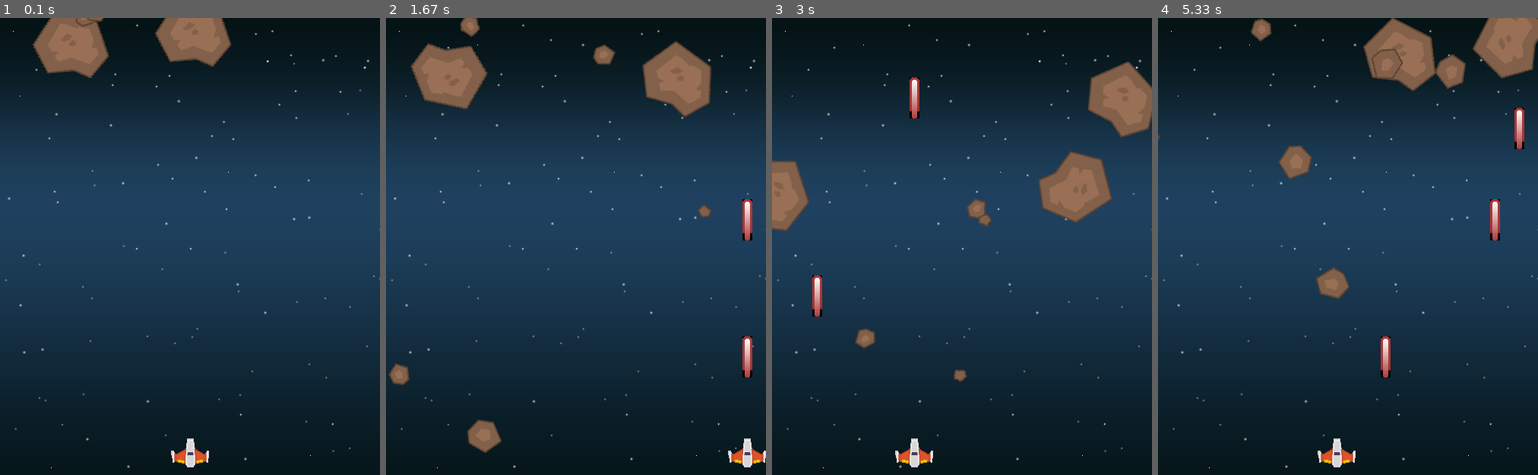
Above: before the commit, frames 1-4 (left to right).
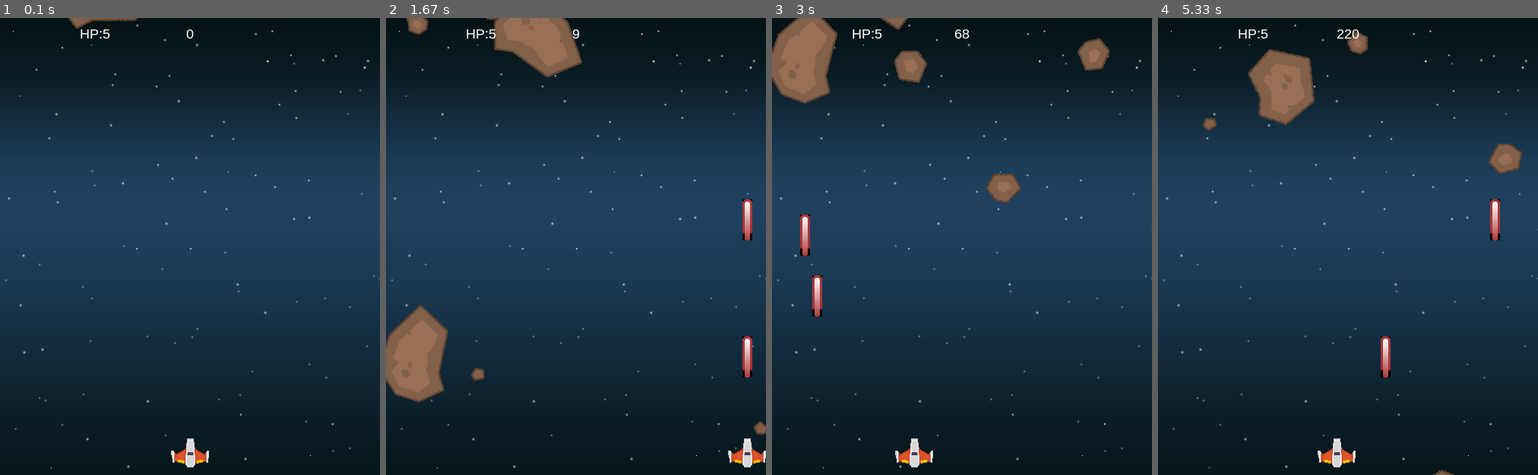
Above: after the commit, the same moments.

Repository: EasonChen11/pythonProject_pygame
Game: pygame game, started from main.py
Same seed, same stepped clock (60 frames per second), same inputs: the game is played once before the commit and once after it.
Inputs:
- Up to frame 1 (0.1 s): no input
- Up to frame 2 (1.67 s): tap Space at 0.33, 0.73, 1.03, 1.23, 1.53 s; hold Right 0.67-1.13 s; hold Right 1.17-1.63 s
- Up to frame 3 (3 s): hold Left 1.67-2.2 s; tap Space at 1.73, 2.03, 2.3, 2.6, 2.73 s; hold Left 2.23-2.63 s; hold Right from 2.67 s (still down)
- Up to frame 4 (5.33 s): tap Space at 3.03, 3.4, 3.7, 3.9, 4.2, 4.4, 4.7, 4.9, 5.2 s; release Right at 3.3 s; hold Left 3.33-3.8 s; hold Right 3.83-4.3 s; hold Right 4.33-4.8 s; hold Left from 4.83 s (still down)

The runs differ from the first frame. In frame 1, 3.7% of the frame differs, in the area x 8-61%, y 0-14%; in frame 2, 10%; in frame 3, 10%, in the area x 0-100%, y 0-80%; in frame 4, 8.4%.

Commit message:
score and 碰撞

Diff:
--- a/main.py
+++ b/main.py
@@ -28,7 +28,21 @@
 player_image = pygame.image.load("./img/player.png").convert()
 background = pygame.image.load("./img/background.png").convert()
 bullet_image = pygame.image.load("./img/bullet.png").convert()
+rocks_image = []
+for i in range(0, 7):
+    rocks_image.append(pygame.image.load(f"./img/rock{i}.png").convert())
+rock_score = {}
+for i in range(0, 7):
+    rock_score[rocks_image[i]] = rocks_image[6-i].get_rect().width / 2
 
+font_name = pygame.font.match_font('arial')  # 取的自型
+def draw_text(surface, text, size, x, y):
+    font = pygame.font.Font(font_name, size)    # 給定自型和大小
+    text_surface = font.render(text, True, WHITE)   # 製造文字平面(文字,Anti-aliasing{抗鋸齒文字},字體顏色)
+    text_rect = text_surface.get_rect()
+    text_rect.centerx = x
+    text_rect.top = y
+    surface.blit(text_surface, text_rect)
 class Player(pygame.sprite.Sprite):
     def __init__(self):
         pygame.sprite.Sprite.__init__(self)
@@ -45,6 +59,7 @@
         self.rect.bottom = HEIGHT - 10
         self.speedx = 8
         self.HP = 5
+
     def update(self):
         key_pressed = pygame.key.get_pressed()  # 取得鍵盤哪個鍵被按下的bool，函式會傳回list包含每個按鍵的bool(有按=True,else=False)
         if key_pressed[pygame.K_RIGHT]:
@@ -63,39 +78,31 @@
         all_sprites.add(bullet)
         bullets.add(bullet)
 
+    def hit(self):
+        self.HP -= 1
 
 class Rock(pygame.sprite.Sprite):
     def __init__(self):
         pygame.sprite.Sprite.__init__(self)
         # self.image = pygame.Surface((30, 40))   # 創造平面
         # self.image.fill(RED)    # 設定平面顏色
-        self.image_origin = pygame.image.load(f"./img/rock{random.randrange(0, 6)}.png")
-        self.image_origin.set_colorkey(WHITE)
+        self.image_origin = random.choice(rocks_image)  # choice 從set中任選一個
+        self.image_origin.set_colorkey(BLACK)
         self.image = self.image_origin.copy()
         self.rect = self.image.get_rect()   # 把圖片加框線(可設定中心、上方...) (自己的邊界=圖片框線)(rect=rectangle矩形)
         self.radius = self.rect.width/2
         self.rect.x = random.randrange(0, WIDTH-self.rect.width)      # 設定座標位
-        self.rect.y = random.randrange(-100, -40)
+        self.rect.y = random.randrange(-180, -100)
         self.speedx = random.randrange(-3, 3)
         self.speedy = random.randrange(2, 10)
         self.total_degree = 0
         self.rotate_degree = int(random.choice([-3, 3]))
-    def reset(self):
-        self.image_origin = pygame.image.load(f"./img/rock{random.randrange(0, 6)}.png")
-        self.image_origin.set_colorkey(WHITE)
-        self.image = self.image_origin.copy()
-        self.rect = self.image.get_rect()   # 把圖片加框線(可設定中心、上方...) (自己的邊界=圖片框線)(rect=rectangle矩形)
-        self.rect.x = random.randrange(0, WIDTH - self.rect.width)
-        self.rect.y = random.randrange(-100, -40)
-        self.speedx = random.randrange(-3, 3)
-        self.speedy = random.randrange(2, 10)
-        self.total_degree = 0
     def rotate(self):
         self.total_degree += self.rotate_degree
         self.total_degree = self.total_degree % 360
         self.image = pygame.transform.rotate(self.image_origin, self.total_degree)  # 旋轉圖片
         center = self.rect.center
-        self.image.set_colorkey(WHITE)
+        self.image.set_colorkey(BLACK)
         self.rect = self.image.get_rect()
         self.rect.center = center   # 重新定位
     def update(self):
@@ -103,7 +110,10 @@
         self.rect.x += self.speedx
         self.rect.y += self.speedy
         if self.rect.top > HEIGHT or self.rect.left > WIDTH or self.rect.right < 0:
-            self.reset()
+            self.kill()
+            r = Rock()
+            all_sprites.add(r)
+            rocks.add(r)
 
 class Bullet(pygame.sprite.Sprite):
     def __init__(self, x, y):
@@ -114,6 +124,7 @@
         self.rect.centerx = x      # 設定座標位
         self.rect.bottom = y
         self.speedy = -10
+        self.radius = 0.5
     def update (self):
         self.rect.y += self.speedy
         if self.rect.bottom < 0:
@@ -128,7 +139,8 @@
     r = Rock()
     rocks.add(r)
     all_sprites.add(r)
-
+# 分數
+score = 0
 # 取的時間物件
 clock = pygame.time.Clock()
 
@@ -146,8 +158,10 @@
                 player.shoot()
     # 更新遊戲
     all_sprites.update()                # 執行all_sprites群組內所有成員的update函式
-    hits = pygame.sprite.groupcollide(rocks, bullets, True, True, pygame.sprite.collide_rect)   # 檢查Group之間是否有碰撞(倒數兩個決定是否kill sprite)(最後一個給判斷邊界，預設矩形)
-    for hit in hits:
+    hits = pygame.sprite.groupcollide(rocks, bullets, True, True, pygame.sprite.collide_circle)   # 檢查Group之間是否有碰撞(倒數兩個決定是否kill sprite)(最後一個給判斷邊界，預設矩形)
+                                                                # 上面回傳 dictionary {key:rock,value:bullet}
+    for rock, bullet in hits.items():
+        score += rock_score[rock.image_origin]
         r = Rock()
         rocks.add(r)
         all_sprites.add(r)
@@ -156,13 +170,28 @@
         r = Rock()
         rocks.add(r)
         all_sprites.add(r)
-        player.HP -= 1
+        player.hit()
     if not player.HP:
         running = False
     # 畫面顯示
     # screen.fill(WHITE) # screen 為上面宣告的display ,fill 傳入三個(R,G,B) ,每個0-255 ,代表濃度
     screen.blit(background, (0, 0))     # blit(畫) 第一個是圖片，第二個是位置
     all_sprites.draw(screen)            # 把all_sprites群組內的東西印在畫面
+    draw_text(screen, str(int(score)), 18, WIDTH / 2, 10)
+    draw_text(screen, f"HP:{int(player.HP)}", 18, WIDTH / 4, 10)
     pygame.display.update()                      # 更新畫面=pygame.display.flip()更新全部，update可以有參數
 pygame.mixer.music.stop()
+quit_game = True
+pygame.mixer.music.load("./music/fail.mp3")
+pygame.mixer.music.play()
+fail = pygame.image.load("./img/fail.png").convert()
+fail = pygame.transform.scale(fail, (WIDTH, HEIGHT-3))
+
+while quit_game:
+    for event in pygame.event.get():     # 回傳所有動作
+        if event.type == pygame.QUIT:    # 如果按下X ,pygame.QUIT 是按下X後的型態
+            quit_game = False             # 跳出迴圈
+    screen.blit(fail, (0, 0))
+    pygame.display.update()
+pygame.mixer.music.stop()
 pygame.quit()
Binary file added: img/fail.png
Not shown, added: music/fail.mp3
